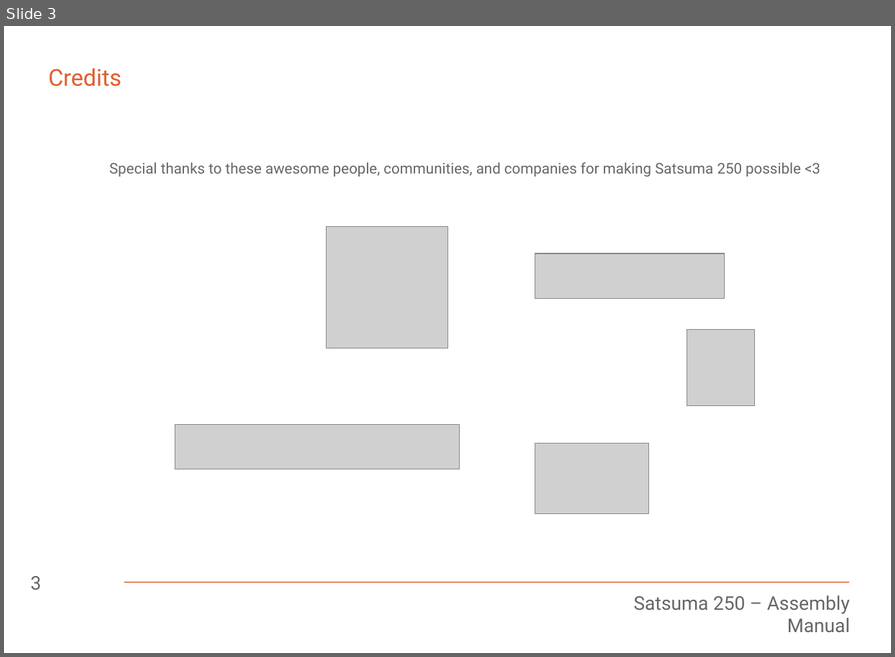
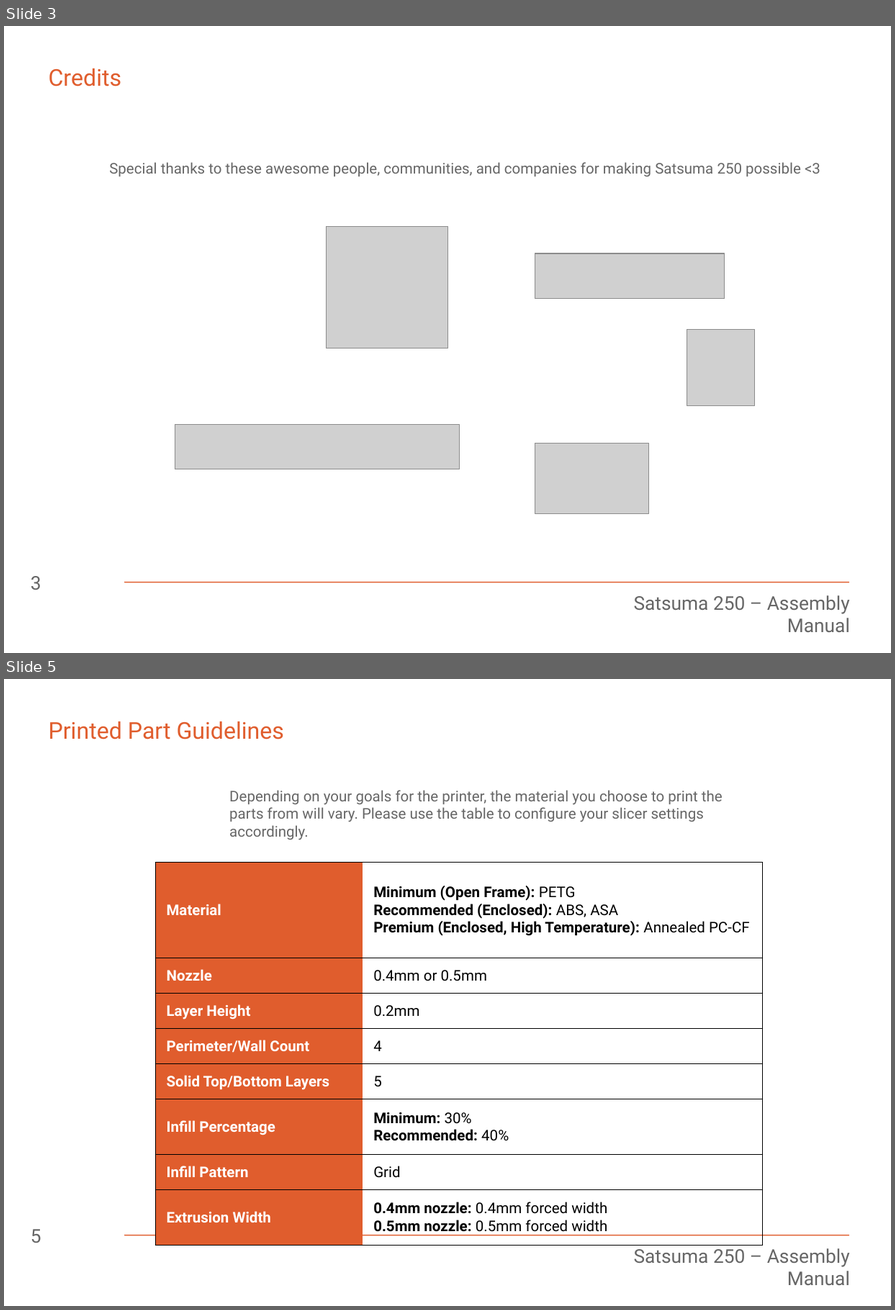
Before and after one commit to Satsuma3D/Satsuma-250, a slide deck: Manual/Assembly Manual.odp. Shown one above the other, each under a label of ours: slide 3 before the commit, slides 3 and 5 after it; the slides between them are not shown. The pictures are 895x657 and 895x1310 pixels, drawn with LibreOffice and Linux fonts; fonts in the diff are those of the drawing; grey boxes stand for pictures. Boxes give left, top, right and bottom in pixels: in the first picture for what was removed or moved away, otherwise in the second. Text is boxed around its words. In the diff, an @@ line names an element or a change of style, - is before the commit and + after.

Commit message:
Begin frame

```diff
--- a/Manual/Assembly Manual.odp
+++ b/Manual/Assembly Manual.odp
@@ slide 5 added at (4,679,891,1306), background #FFFFFF; not listed: 2 template elements that a slide beside it also shows @@
@@ title added at (49,721,285,739), 22 pt, text #E05D2D @@
+Printed Part Guidelines
@@ text added at (229,790,723,840), 14 pt, text #666666 @@
+Depending on your goals for the printer, the material you choose to print the parts from will vary. Please use the table to configure your slicer settings accordingly.
@@ table added at (156,863,763,1238), 8 rows, 2 columns @@
+Material | Minimum (Open Frame): PETG / Recommended (Enclosed): ABS, ASA / Premium (Enclosed, High Temperature): Annealed PC-CF
+Nozzle | 0.4mm or 0.5mm
+Layer Height | 0.2mm
+Perimeter/Wall Count | 4
+Solid Top/Bottom Layers | 5
+Infill Percentage | Minimum: 30% / Recommended: 40%
+Infill Pattern | Grid
+Extrusion Width | 0.4mm nozzle: 0.4mm forced width / 0.5mm nozzle: 0.5mm forced width
@@ page number added at (31,1229,41,1243), 18 pt, text #666666 @@
+5
```
Also in this commit, not shown: 2 slides changed, 2 other slides added, 6 other files.
